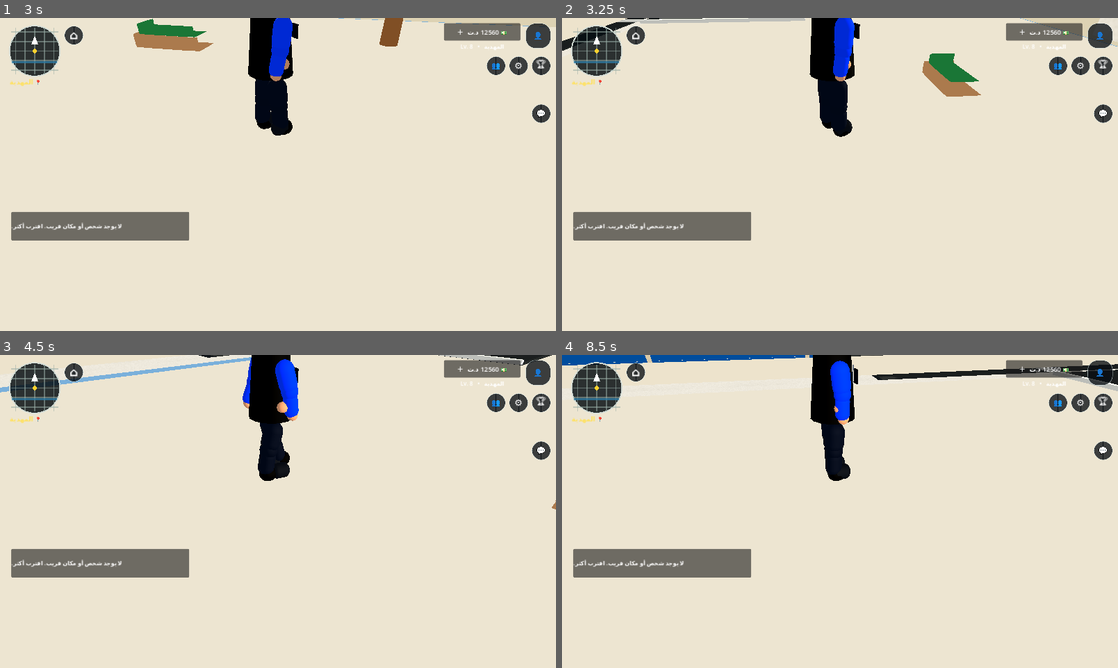
Above: before the commit, frames 1-4 (two rows, left to right).
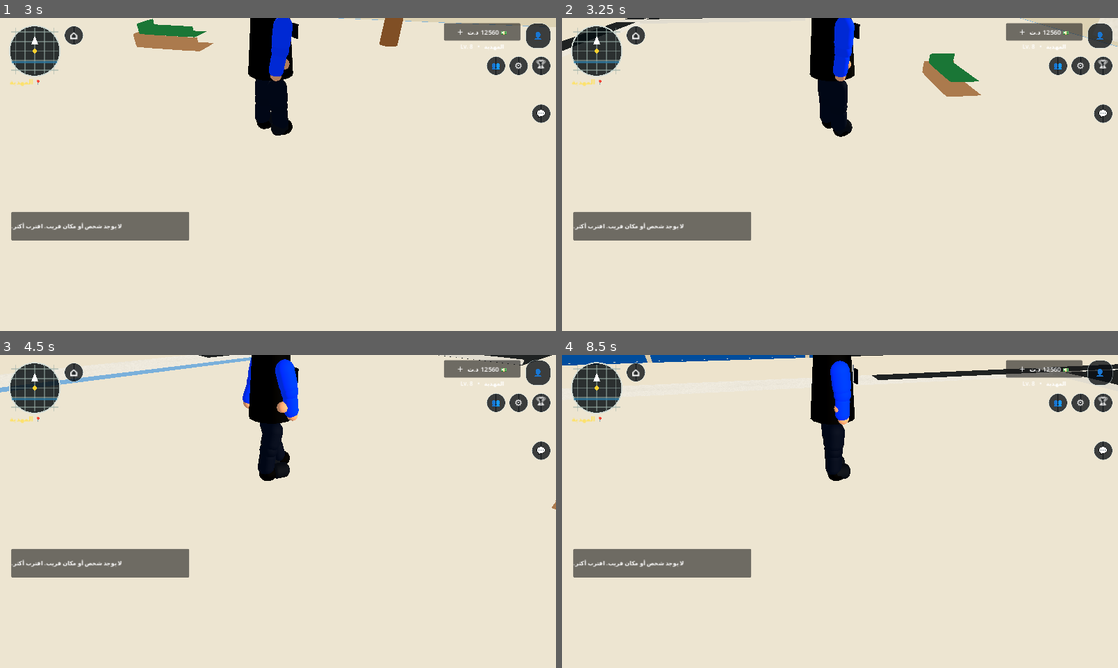
Above: after the commit, the same moments.

Repository: stevennpllk-crypto/REAL-LIFE-MAHDIA
Game: Godot game, scene res://scenes/Main.tscn
The game is run twice, just before and just after one commit, with the same random seed, the same clock (stepped at 60 frames per second) and the same inputs.
Inputs (mouse positions are in pixels of both pictures, inside the frame that each line leads up to):
- Up to frame 1 (3 s): click "⌂" at 0.5 s; click "👤" at 1.25 s; click "🏆" at 2 s; tap Enter at 2.75 s; move the mouse to (305, 174) at 2.77 s; hold W (move_forward) from 2.78 s (still down); tap E (interact) at 2.85 s
- Up to frame 2 (3.25 s): keep holding W (move_forward); tap Space (jump) at 3.02 s
- Up to frame 3 (4.5 s): keep holding W (move_forward); move the mouse to (250, 511) at 3.52 s; tap Shift (run) at 3.6 s; tap Space (jump) at 3.77 s; move the mouse to (289, 505) at 4.27 s; tap E (interact) at 4.35 s
- Up to frame 4 (8.5 s): move the mouse to (834, 517) at 5.02 s; tap Shift (run) at 5.1, 6.6, 8.1 s; tap Space (jump) at 5.27, 6.02, 6.77, 8.27 s; move the mouse to (878, 514) at 5.77 s; tap E (interact) at 5.85, 7.35 s; move the mouse to (795, 508) at 6.52 s; move the mouse to (845, 511) at 7.27 s; move the mouse to (817, 505) at 8.02 s; release W (move_forward) at 8.03 s; hold D (move_right) from 8.03 s (still down)

Frame 1 is identical in both runs. In frame 2, 0.4% of the frame differs, in the area x 10-44%, y 0-2%; in frame 3, 0.2%; in frame 4, 0.1%.

Commit message:
Use GLES-safe unshaded mobile materials

Diff:
--- a/scripts/large_world_expansion.gd
+++ b/scripts/large_world_expansion.gd
@@ -30,7 +30,7 @@
 	var material := StandardMaterial3D.new()
 	material.albedo_color = color
 	material.roughness = 0.94
-	material.shading_mode = BaseMaterial3D.SHADING_MODE_PER_PIXEL
+	material.shading_mode = BaseMaterial3D.SHADING_MODE_UNSHADED
 	material.texture_filter = BaseMaterial3D.TEXTURE_FILTER_LINEAR_WITH_MIPMAPS
 	var diff_path := "res://assets/textures/%s_diff_1k.jpg" % surface
 	var normal_path := "res://assets/textures/%s_nor_gl_1k.png" % surface
